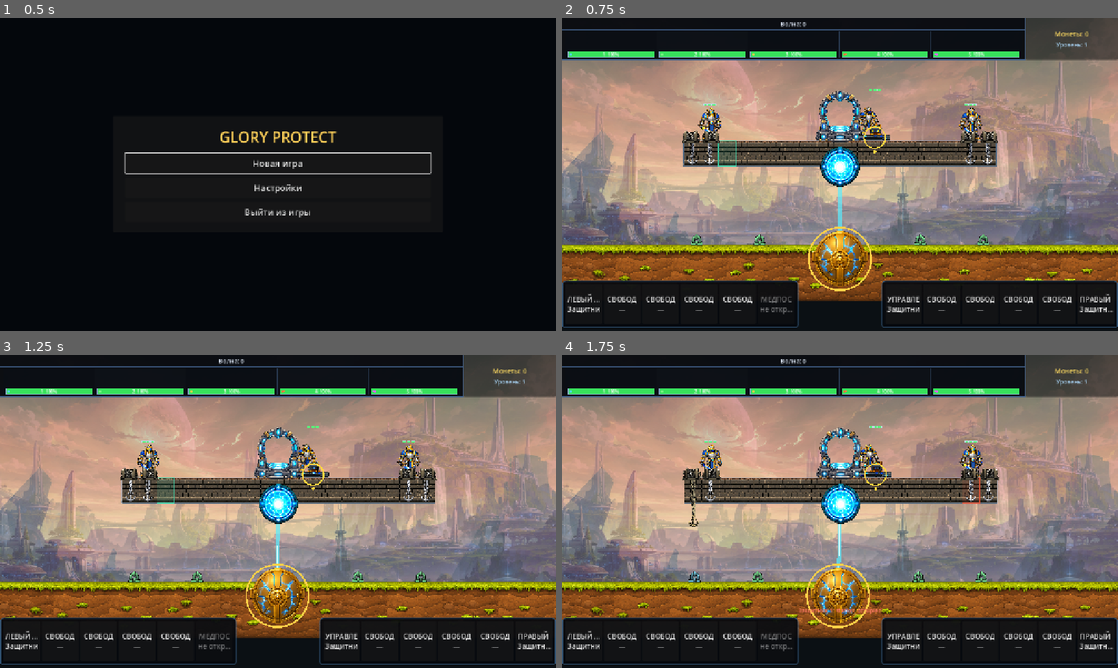
Above: before the commit, frames 1-4 (two rows, left to right).
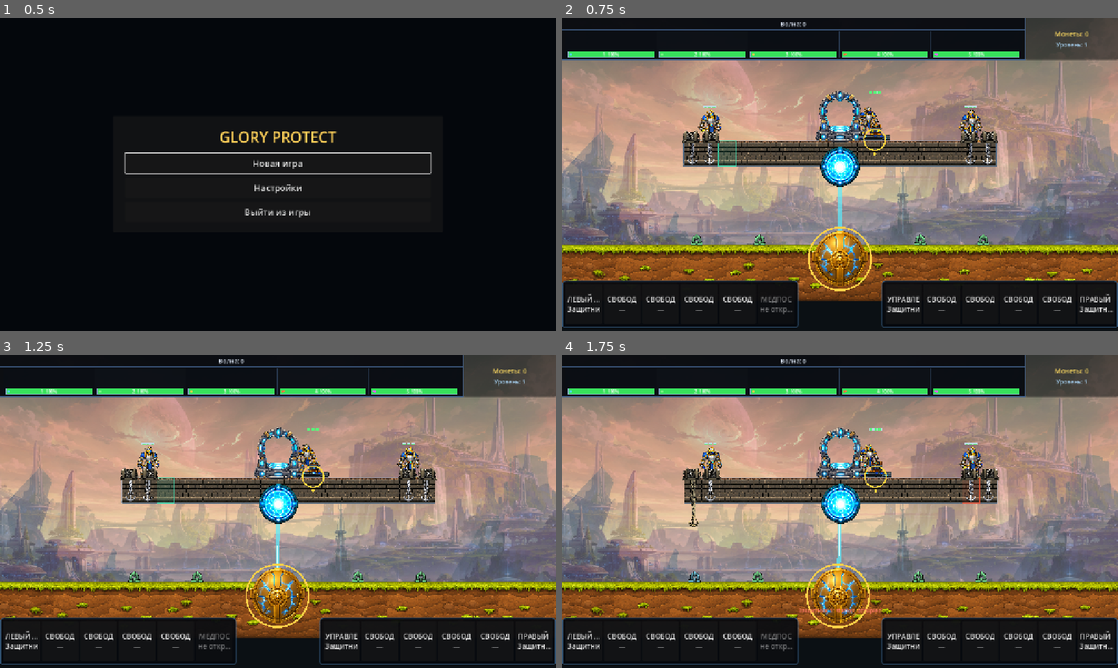
Above: after the commit, the same moments.

Repository: bageus/GloryProtect
Game: Godot game, scene res://scenes/app/app_shell.tscn
Same seed, same stepped clock (60 frames per second), same inputs: the game is played once before the commit and once after it.
Inputs (mouse positions are in pixels of both pictures, inside the frame that each line leads up to):
- Up to frame 1 (0.5 s): no input
- Up to frame 2 (0.75 s): click "Новая игра" at 0.5 s
- Up to frame 3 (1.25 s): no input
- Up to frame 4 (1.75 s): tap Enter (ui_accept) at 1.25, 1.52 s; move the mouse to (962, 495) at 1.27 s; hold X (gp_assign_right_anchor) from 1.28 s (still down); hold 1 (gp_anchor_1) from 1.28 s (still down); click (962, 495) at 1.42 s

Frame 1 is identical in both runs. In frame 2, 0.6% of the frame differs, in the area x 24-76%, y 22-44%; in frame 3, 0.6%; in frame 4, 0.6%.

Commit message:
Use surface-aligned defender presentation

Diff:
--- a/scenes/crew/defender.tscn
+++ b/scenes/crew/defender.tscn
@@ -1,6 +1,6 @@
 [gd_scene load_steps=11 format=3]
 
-[ext_resource type="Script" path="res://scripts/crew/defender.gd" id="1_defender"]
+[ext_resource type="Script" path="res://scripts/crew/surface_aligned_defender.gd" id="1_defender"]
 [ext_resource type="Script" path="res://scripts/combat/health_component.gd" id="2_health"]
 [ext_resource type="Script" path="res://scripts/crew/defender_movement.gd" id="3_movement"]
 [ext_resource type="Script" path="res://scripts/crew/defender_visual_polished.gd" id="4_visual"]
